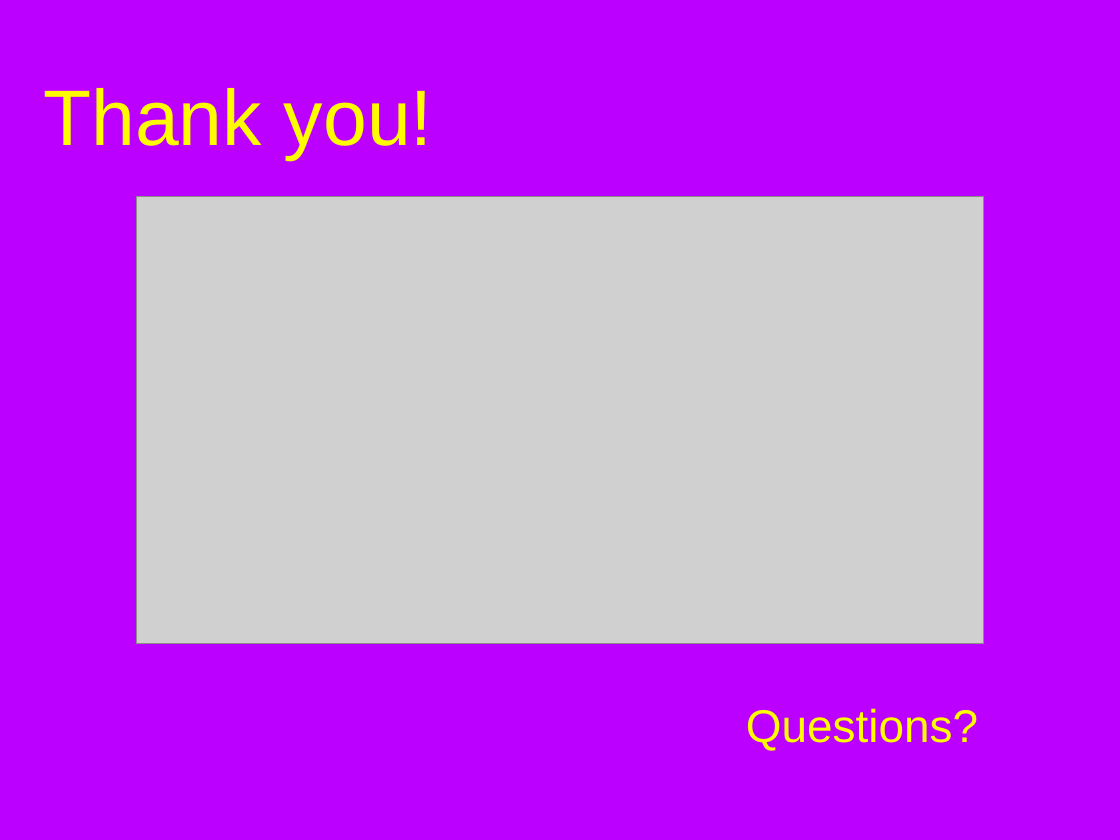
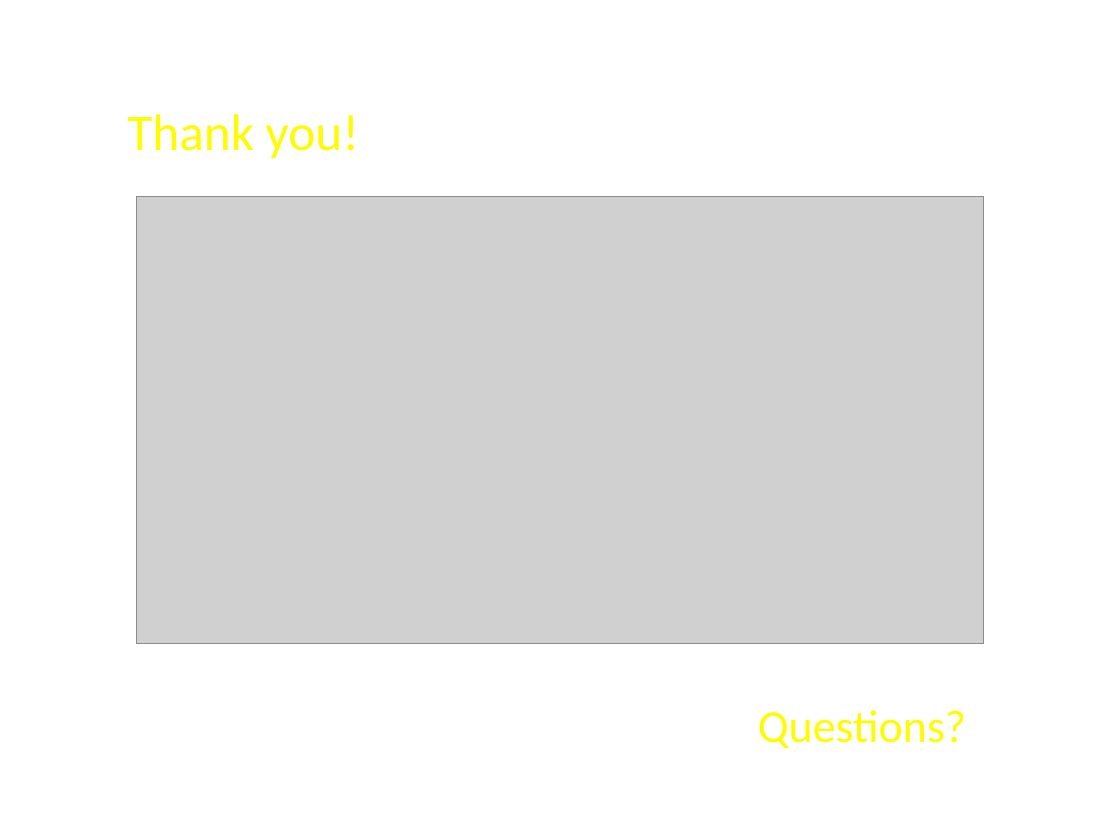
Before and after one commit to bx3/EE595, a slide deck: slide 26 of document/595combine.pptx (slide 13 before the commit). Drawn at 1120x840 pixels with LibreOffice and Linux fonts; fonts in the diff are those of the drawing; grey boxes stand for pictures; background and template pictures are left out. Boxes give left, top, right and bottom in pixels: in the first picture for what was removed or moved away, otherwise in the second. Text is boxed around its words. In the diff, an @@ line names an element or a change of style, - is before the commit and + after.

```diff
--- a/document/595combine.pptx
+++ b/document/595combine.pptx
@@ background picture (left out) to #FFFFFF @@
@@ title "Thank you!" at [127,114,359,159]: size 72 to 46.9 pt, font Arial to Calibri; line spacing 1 to 0.9 @@
@@ text "Questions?" at [758,710,966,748]: font Arial to Calibri @@
```
Also in this commit, not shown: 4 other slides changed, 14 slides added, 1 slide removed.
